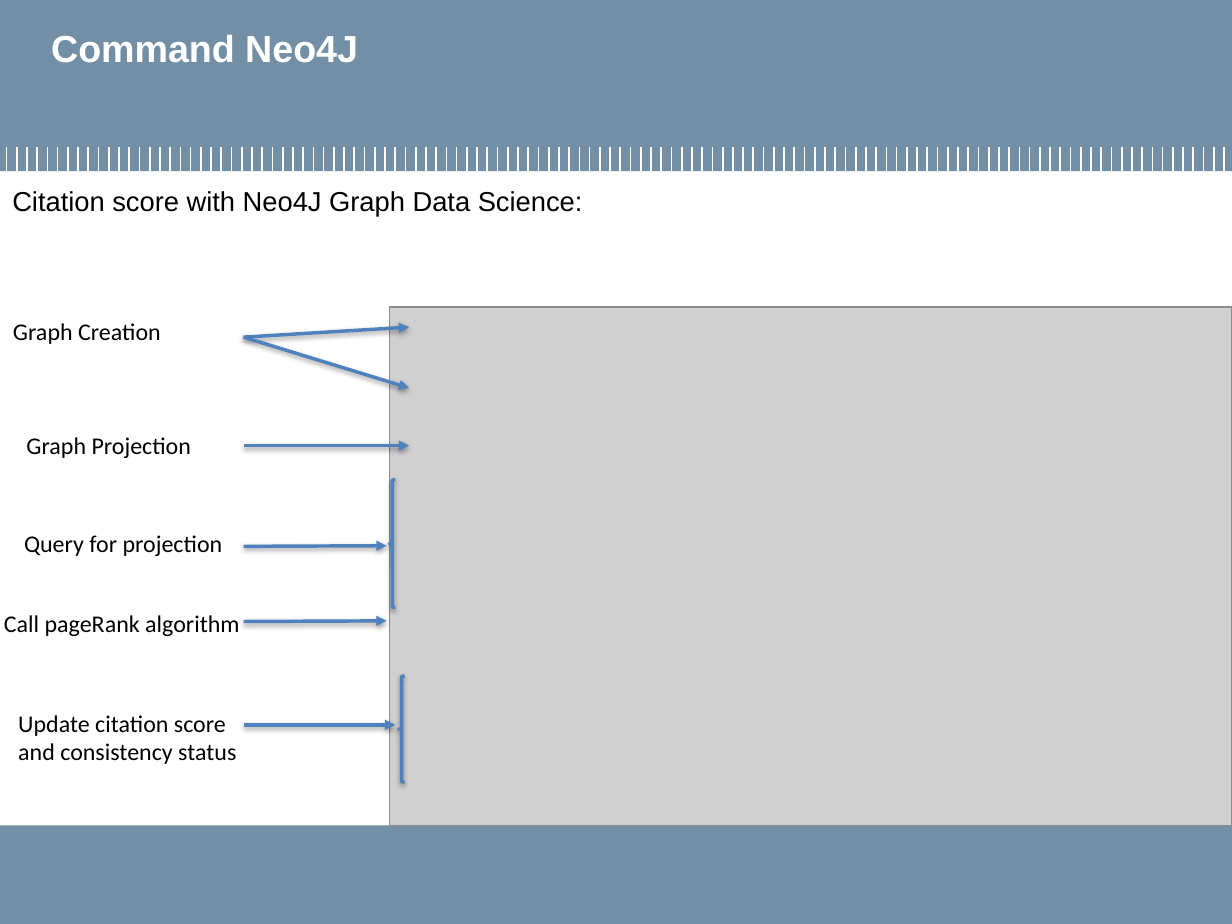
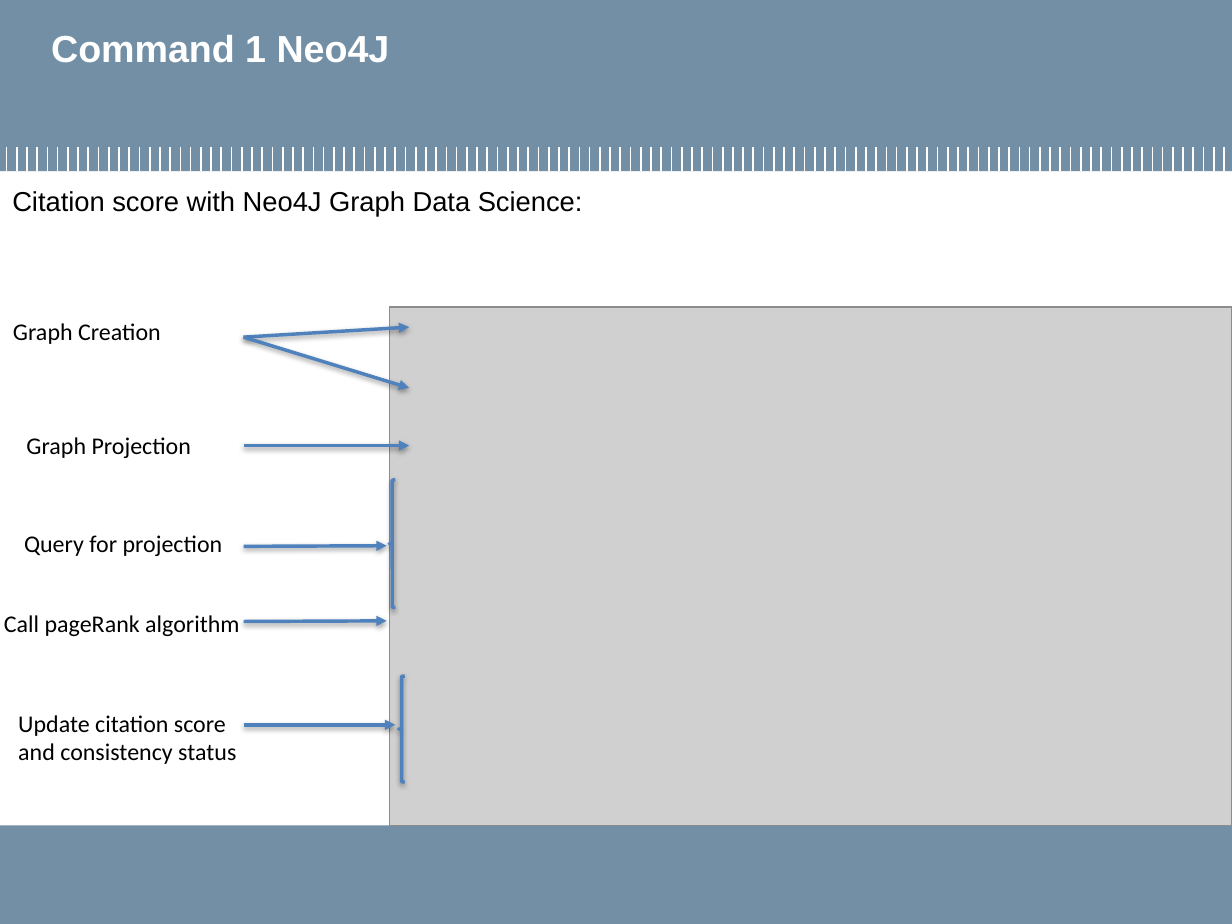
Before and after one commit to MarcoLucaPrevitera/BigData-Project, a slide deck: slide 20 of Presentation/FinalPresentation.pptx (slide 22 before the commit). Drawn at 1232x924 pixels with LibreOffice and Linux fonts; fonts in the diff are those of the drawing; grey boxes stand for pictures; background and template pictures are left out. Boxes give left, top, right and bottom in pixels: in the first picture for what was removed or moved away, otherwise in the second. Text is boxed around its words. In the diff, an @@ line names an element or a change of style, - is before the commit and + after.

```diff
--- a/Presentation/FinalPresentation.pptx
+++ b/Presentation/FinalPresentation.pptx
@@ title at box(51, 35, 390, 63): text changed @@
-Command Neo4J
+Command 1 Neo4J
```
Also in this commit, not shown: 10 other slides changed, 2 slides added, 5 slides removed, 20 other files.
